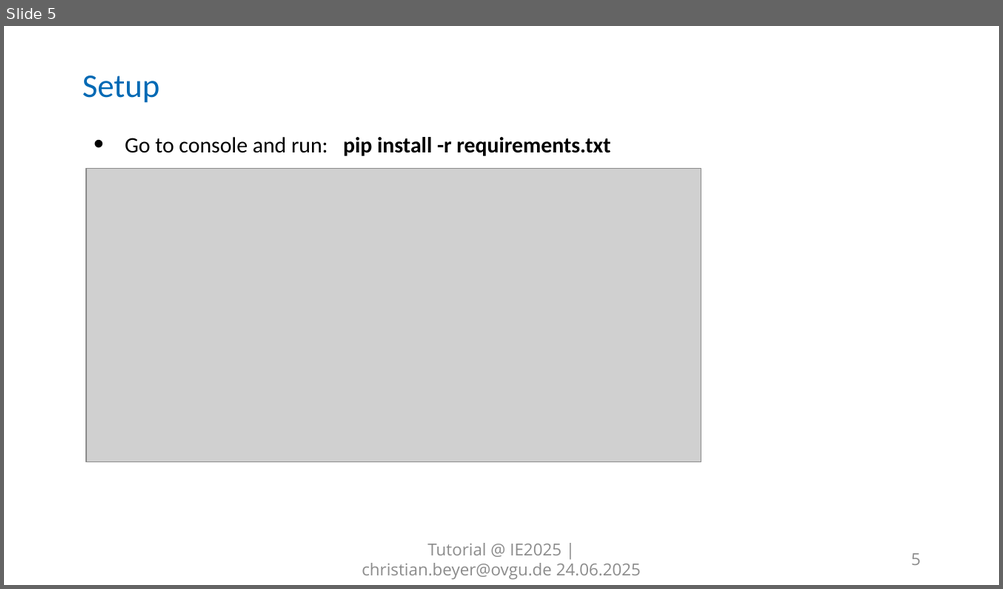
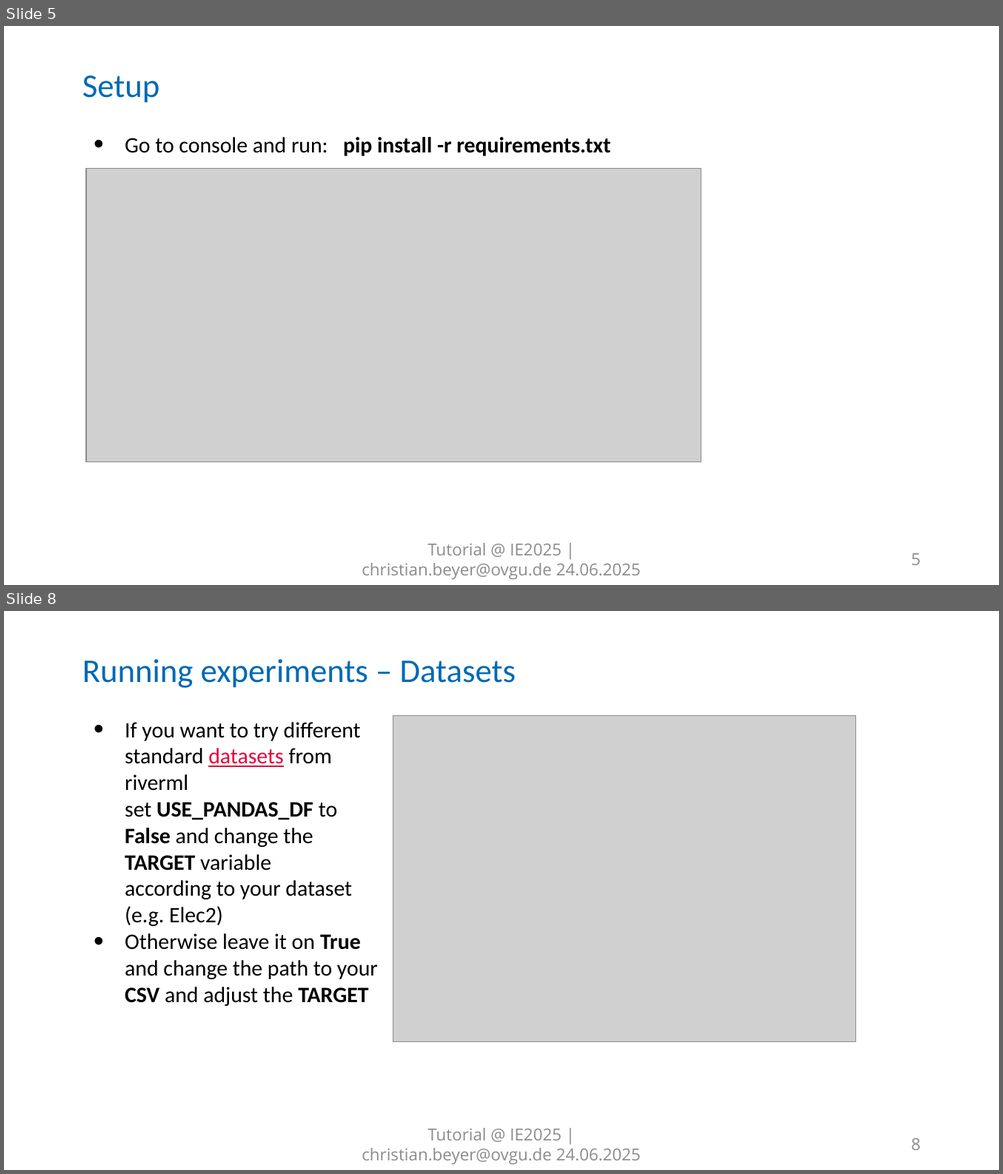
Before and after one commit to cbeyer-code/AFA_Workshop_IE2025, a slide deck: Framework 101.pptx. Shown one above the other, each under a label of ours: slide 5 before the commit, slides 5 and 8 after it; the slides between them are not shown. The pictures are 1003x589 and 1003x1174 pixels, drawn with LibreOffice and Linux fonts; fonts in the diff are those of the drawing; grey boxes stand for pictures; background and template pictures are left out. Boxes give left, top, right and bottom in pixels: in the first picture for what was removed or moved away, otherwise in the second. Text is boxed around its words. In the diff, an @@ line names an element or a change of style, - is before the commit and + after.

```diff
--- a/Framework 101.pptx
+++ b/Framework 101.pptx
@@ slide 8 added at <box>4,611,999,1170</box>, background #FFFFFF; not listed: 8 template elements that a slide beside it also shows @@
@@ title added at <box>82,659,516,688</box>, 24 pt, text #0069B4 @@
+Running experiments – Datasets
@@ picture added at <box>393,715,855,1042</box> @@
@@ text added at <box>125,722,378,1006</box>, 16 pt, text #000000 @@
+• If you want to try different standard datasets from riverml
+  set USE_PANDAS_DF to False and change the TARGET variable
+  according to your dataset (e.g. Elec2)
+• Otherwise leave it on True and change the path to your CSV and adjust the TARGET
@@ text added at <box>361,1128,640,1165</box>, 12 pt, text #8C8C8C @@
+Tutorial @ IE2025 | christian.beyer@ovgu.de 24.06.2025
@@ page number added at <box>910,1139,920,1150</box>, 12 pt, text #8C8C8C @@
+8
```
Also in this commit, not shown: 1 slide changed, 12 other slides added.
